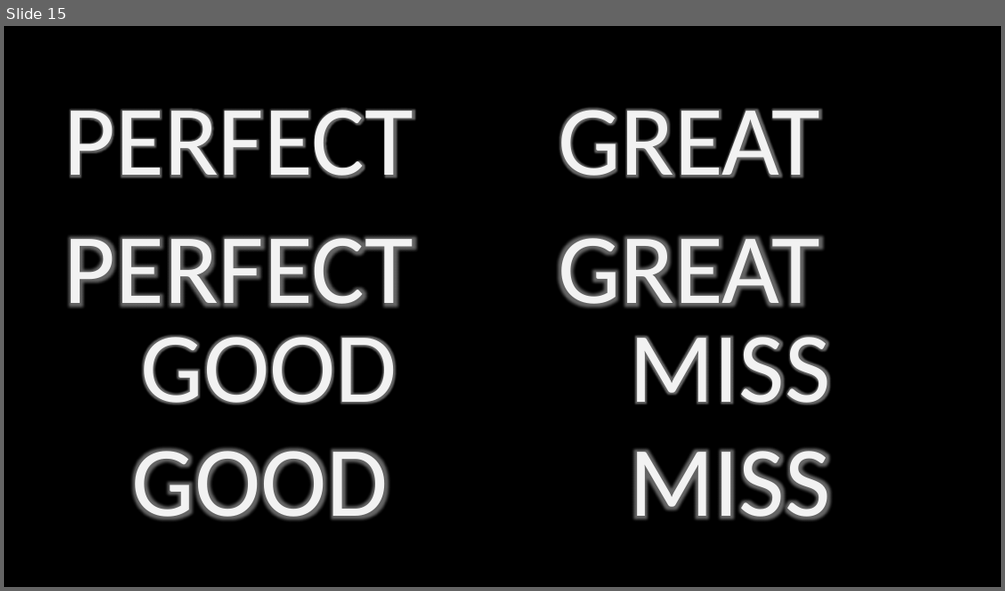
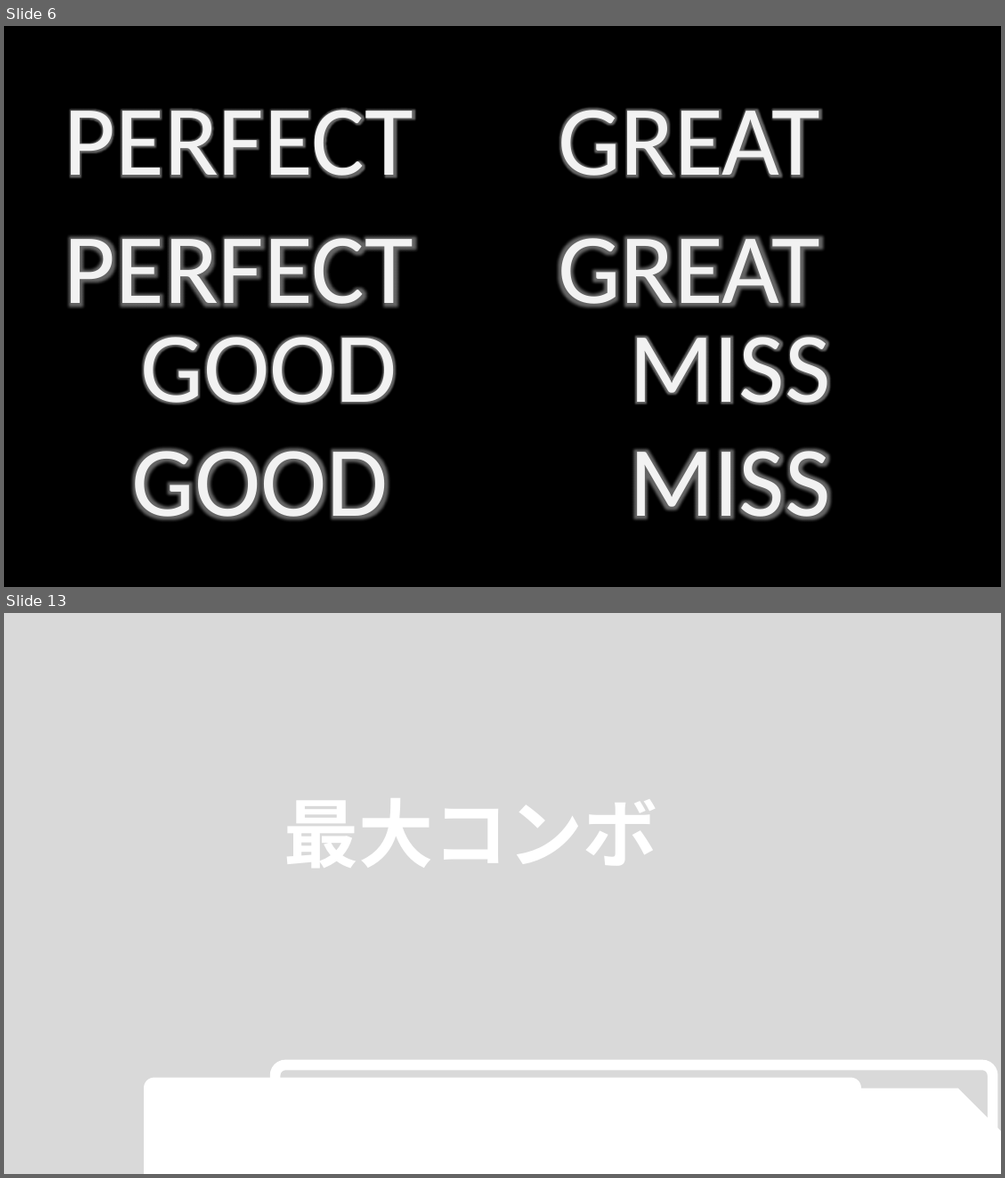
Before and after one commit to YuukiReiya/RhythmGame, a slide deck: resource.pptx. Shown one above the other, each under a label of ours: slide 15 before the commit, slides 6 and 13 after it; the slides between them are not shown. The pictures are 1005x591 and 1005x1178 pixels, drawn with LibreOffice and Linux fonts; fonts in the diff are those of the drawing. Boxes give left, top, right and bottom in pixels: in the first picture for what was removed or moved away, otherwise in the second. Text is boxed around its words. In the diff, an @@ line names an element or a change of style, - is before the commit and + after.

```diff
--- a/resource.pptx
+++ b/resource.pptx
@@ slide 13 added at box(4, 613, 1001, 1174), background #D9D9D9 @@
@@ text added at box(283, 775, 657, 884), 72 pt, text #FFFFFF, bold @@
+最大コンボ
@@ rounded rectangle added at box(275, 1064, 993, 1174), outline #FFFFFF 10 pt @@
@@ rounded rectangle added at box(144, 1078, 861, 1174), fill #FFFFFF @@
@@ snip same rect added at box(809, 1088, 1001, 1174), fill #FFFFFF @@
@@ what was slide 15 is now slide 6 @@
```
Also in this commit, not shown: 2 slides changed, 8 other slides added.
